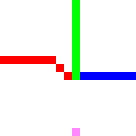
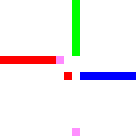
Layered file, before and after one edit (136 × 136). Changes by layer:
added layer "1WayIn" above "1WayOut" over [72, 56, 80, 136]
added layer "1WayOut" above "4WayI" over [56, 56, 64, 72]
